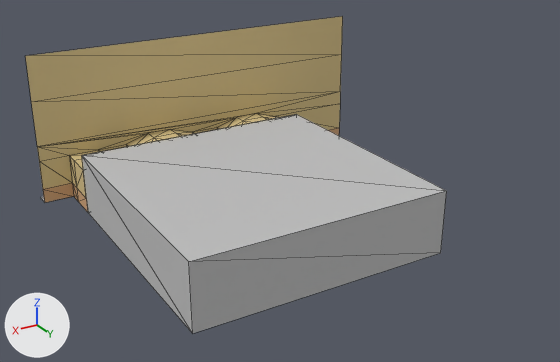
Before and after pictures for a commit that changed the glTF model assets/models/districts/descalzas/parking.glb.
Rendered twice from a 50 mm lens placed at (22.8, 48.7, 21.9), pointed at (-0.2, 10.3, 2.7). Lighting does not change. The marker at lower left points along +X, +Y and +Z. The picture after the commit comes second. Mesh edges are drawn as thin lines. Objects named as collision shapes, trigger or cutter boxes, shadow casters or lower levels of detail are left out. Vertices at exactly the same position are counted once.

Script lines for the objects in view, before the commit:
```python
me_plane = bpy.data.meshes.new('Plane')
me_plane.from_pydata(...)  # 80 vertices, 138 faces; spans x -12.0..12.0, y 0.0..3.0, z 0.0..10.0
# faces by material slot: [90, 36, 8, 4]
me_plane.materials.append(mat_facade)  # yellow #d8c28a
me_plane.materials.append(mat_lower)  # beige #d2a679
me_plane.materials.append(mat_road)  # grey #737373
me_plane.materials.append(mat_sidewalk)  # light grey #bfbfbf
# before: 0 (-12.0, 0.0, 4.0) at pixel (340, 91), 1 (12.0, 0.0, 4.0) at pixel (37, 146), 34 (-12.0, 0.0, 7.0) at pixel (341, 54), 35 (12.0, 0.0, 7.0) at pixel (31, 102), 36 (-12.0, 0.0, 10.0) at pixel (342, 16)
# before: 37 (12.0, 0.0, 10.0) at pixel (25, 55)
me_plane_001 = bpy.data.meshes.new('Plane.001')
me_plane_001.from_pydata(...)  # 14 vertices, 14 faces; spans x -12.0..12.0, y -5.0..15.0, z -0.1..4.0
# faces by material slot: [2, 12]
me_plane_001.materials.append(mat_road_001)  # grey #737373
me_plane_001.materials.append(mat_sidewalk_001)  # light grey #bfbfbf
# before: 0 (10.0, -1.0, 0.0) at pixel (88, 212), 1 (10.0, 15.0, 0.0) at pixel (192, 333), 4 (10.0, -1.0, 4.0) at pixel (81, 155), 5 (10.0, 15.0, 4.0) at pixel (188, 261)
# before: 2 (-6.0, -1.0, 0.0), 3 (-6.0, 15.0, 0.0) at pixel (440, 252), 6 (-6.0, -1.0, 4.0) at pixel (296, 114), 7 (-6.0, 15.0, 4.0) at pixel (446, 190)
ob_entrance = bpy.data.objects.new('Entrance', me_plane)
ob_entrance.location = (0.0, 0.0, 0.0)
ob_interior = bpy.data.objects.new('Interior', me_plane_001)
ob_interior.location = (0.0, 4.0, 0.0)
```
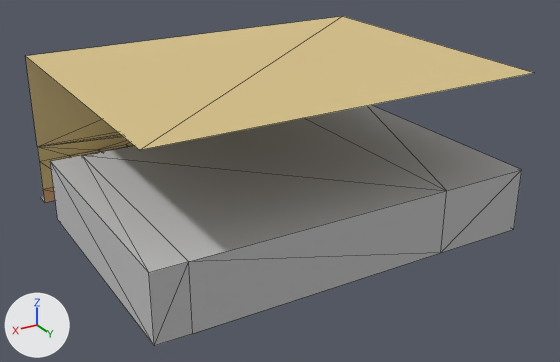
Location of each change, (x1, y1, x2, y2) in pixels of the pictures (560 x 362 px; the box of a moved part takes in the faces that stretch with it):
'Interior', reshaped (18% wider, 10% taller): before (41, 114, 447, 333); after (41, 105, 522, 346)
'Entrance', reshaped (60% wider): before (25, 16, 343, 212); after (25, 16, 533, 202)
part 1 of me_plane, moved or reshaped: before (25, 16, 343, 147); after (25, 16, 533, 150)
part 2 of me_plane_001, built on: before (82, 156, 193, 333); after (50, 155, 193, 346)
part 3 of me_plane_001, built on: after (305, 105, 522, 253)

What changed in the scene script:
```text
Change me_plane:
    used by ob_entrance; location = (0.0, 0.0, 0.0)
    verts and faces of me_plane; kept vertices keep their numbers, new ones are numbered from 80
    remove me_plane.from_pydata(...)  # 80 vertices, 138 faces; spans x -12.0..12.0, y 0.0..3.0, z 0.0..10.0
    add me_plane.from_pydata(...)  # 80 vertices, 138 faces; spans x -12.0..12.0, y 0.0..19.0, z 0.0..10.0
    me_plane part 1
    add delete_vertices([34, 35])  # with the faces that use them
    add verts[80] = (-12.0, 19.0, 10.0)  # pixel (534, 72)
    add verts[81] = (12.0, 19.0, 10.0)  # pixel (139, 150)
    add faces += [(36, 37, 81), (36, 81, 80), (1, 37, 36), (0, 1, 36)]  # mat_facade (yellow #d8c28a)
Change me_plane_001:
    used by ob_interior; location = (0.0, 4.0, 0.0)
    verts and faces of me_plane_001; kept vertices keep their numbers, new ones are numbered from 14
    remove me_plane_001.from_pydata(...)  # 14 vertices, 14 faces; spans x -12.0..12.0, y -5.0..15.0, z -0.1..4.0
    add me_plane_001.from_pydata(...)  # 22 vertices, 30 faces; spans x -12.0..12.0, y -5.0..15.0, z -0.1..4.0
    me_plane_001 part 2
    add delete_faces([(0, 4, 1), (1, 4, 5)])
    add for new, old in zip([*range(14, 18)], [0, 1, 4, 5]): verts[new] = verts[old] + (2.0, 0.0, 0.0)
    add faces += [(0, 14, 1), (1, 14, 15)]  # mat_road_001 (grey #737373)
    add faces += [(0, 4, 16), (0, 16, 14), (14, 16, 15), (15, 16, 17), (1, 15, 5), (5, 15, 17)]  # mat_sidewalk_001 (light grey #bfbfbf)
    add faces += [(4, 5, 17), (4, 17, 16)]  # mat_sidewalk_001 (light grey #bfbfbf)
    me_plane_001 part 3
    add delete_faces([(2, 3, 7), (2, 7, 6)])
    add for new, old in zip([*range(18, 22)], [2, 3, 6, 7]): verts[new] = verts[old] + (-6.0, 0.0, 0.0)
    add faces += [(2, 3, 19), (2, 19, 18)]  # mat_road_001 (grey #737373)
    add faces += [(2, 18, 6), (6, 18, 20), (18, 19, 21), (18, 21, 20), (3, 7, 21), (3, 21, 19)]  # mat_sidewalk_001 (light grey #bfbfbf)
    add faces += [(6, 20, 7), (7, 20, 21)]  # mat_sidewalk_001 (light grey #bfbfbf)
```
